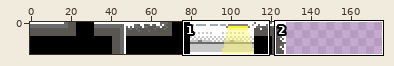
Edited in one commit: sprite sheet (Sprites/pared_laboratorio.png). The first picture is a wide view before the edit; the outline marks the close-up.
Close-up. First the earlier version:
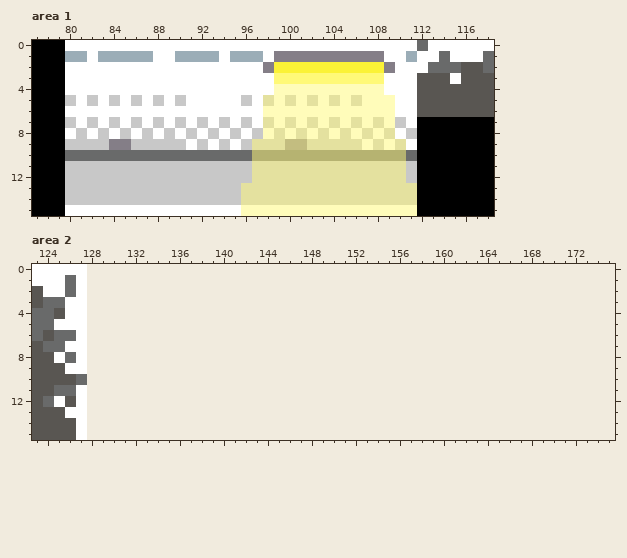
The file is 128x16 pixels. Colours within 5 levels of each other are drawn and written as one. Shown: area 1: x 77..118, y 0..15; area 2: x 123..175, y 0..15. The old version is drawn lined up with the new one, on the new canvas.
Once edited:
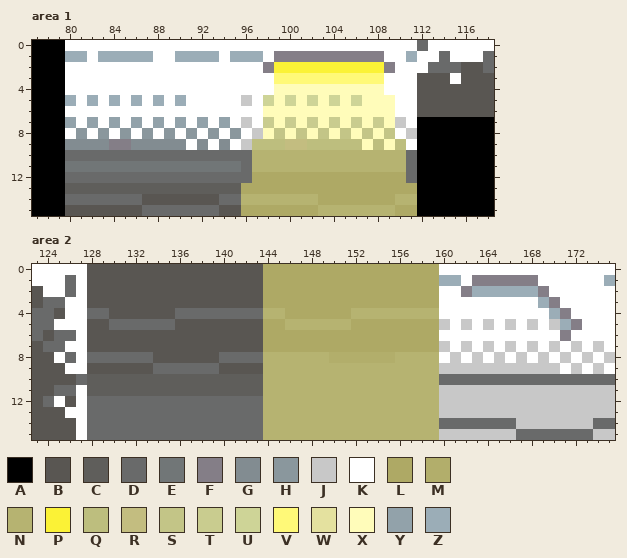
Palette (. is transparent): A #000000  B #595652  C #5f5e5b  D #696a6a  E #717677  F #847e87  G #828c91  H #8a979d  J #c8c8c8  K #ffffff  L #aea965  M #b2ae6b  N #b6b371  P #fbf236  Q #bdbe7e  R #c3bd80  S #c3c587  T #c9cc8f  U #ced497  V #fff978  W #e4e19f  X #fffcba  Y #92a2aa  Z #9badb7
What changed:
canvas 128x16 -> 176x16
Changed rows in their new state; - is an unchanged pixel.
Area 1:
first column x 80:
 5 Z-Z-Z-Z-Z-Z-------U-U-U-U-U-----
 7 Y-Y-Y-Y-Y-Y-Y-Y---T-T-T-T-T-T---
 8 -H-H-H-H-H-H-H-H---S-S-S-S-S-S--
 9 GGGG--GGGGG-G-G--QQQ--QQQQQ-Q-Q-
11 EEEEEEEEEEEEEEEEDNNNNNNNNNNNNNND
12 DDDDDDDDDDDDDDDDDLLLLLLLLLLLLLLD
13 CCCCCCCCCCCCCCCCLLLLLLLLLLLLLLLL
14 DDDDDDDBBBBBBBDDNNNNNNNLLLLLLLNN
15 BBBBBBBDDDDDDDBBLLLLLLLNNNNNNNLL
Area 2:
first column x 128:
 0 BBBBBBBBBBBBBBBBLLLLLLLLLLLLLLLLKKKKKKKKKKKKKKKK
 1 BBBBBBBBBBBBBBBBLLLLLLLLLLLLLLLLZZKFFFFFFKKKKKKZ
 2 BBBBBBBBBBBBBBBBLLLLLLLLLLLLLLLLKKFZZZZZZFKKKKKK
 3 BBBBBBBBBBBBBBBBLLLLLLLLLLLLLLLLKKKKKKKKKZFKKKKK
 4 DDBBBBBBDDDDDDDDNNLLLLLLNNNNNNNNKKKKKKKKKKZFKKKK
 5 BBDDDDDDBBBBBBBBLLNNNNNNLLLLLLLLJKJKJKJKJKJZFKKK
 6 BBBBBBBBBBBBBBBBLLLLLLLLLLLLLLLLKKKKKKKKKKKFKKKK
 7 BBBBBBBBBBBBBBBBLLLLLLLLLLLLLLLLJKJKJKJKJKJKJKJK
 8 DDDDDDBBBBBBDDDDNNNNNNMMMMMMNNNNKJKJKJKJKJKJKJKJ
 9 BBBBBBDDDDDDBBBBNNNNNNNNNNNNNNNNJJJJJJJJJJJKJKJK
10 CCCCCCCCCCCCCCCCNNNNNNNNNNNNNNNNDDDDDDDDDDDDDDDD
11 CCCCCCCCCCCCCCCCNNNNNNNNNNNNNNNNJJJJJJJJJJJJJJJJ
12 DDDDDDDDDDDDDDDDNNNNNNNNNNNNNNNNJJJJJJJJJJJJJJJJ
13 DDDDDDDDDDDDDDDDNNNNNNNNNNNNNNNNJJJJJJJJJJJJJJJJ
14 DDDDDDDDDDDDDDDDNNNNNNNNNNNNNNNNDDDDDDDJJJJJJJDD
15 DDDDDDDDDDDDDDDDNNNNNNNNNNNNNNNNJJJJJJJDDDDDDDJJ
Pixel boxes of the changes (left, top, right, bottom) in both close-ups:
changed: (65, 95, 417, 216)
added: (87, 264, 615, 440)
